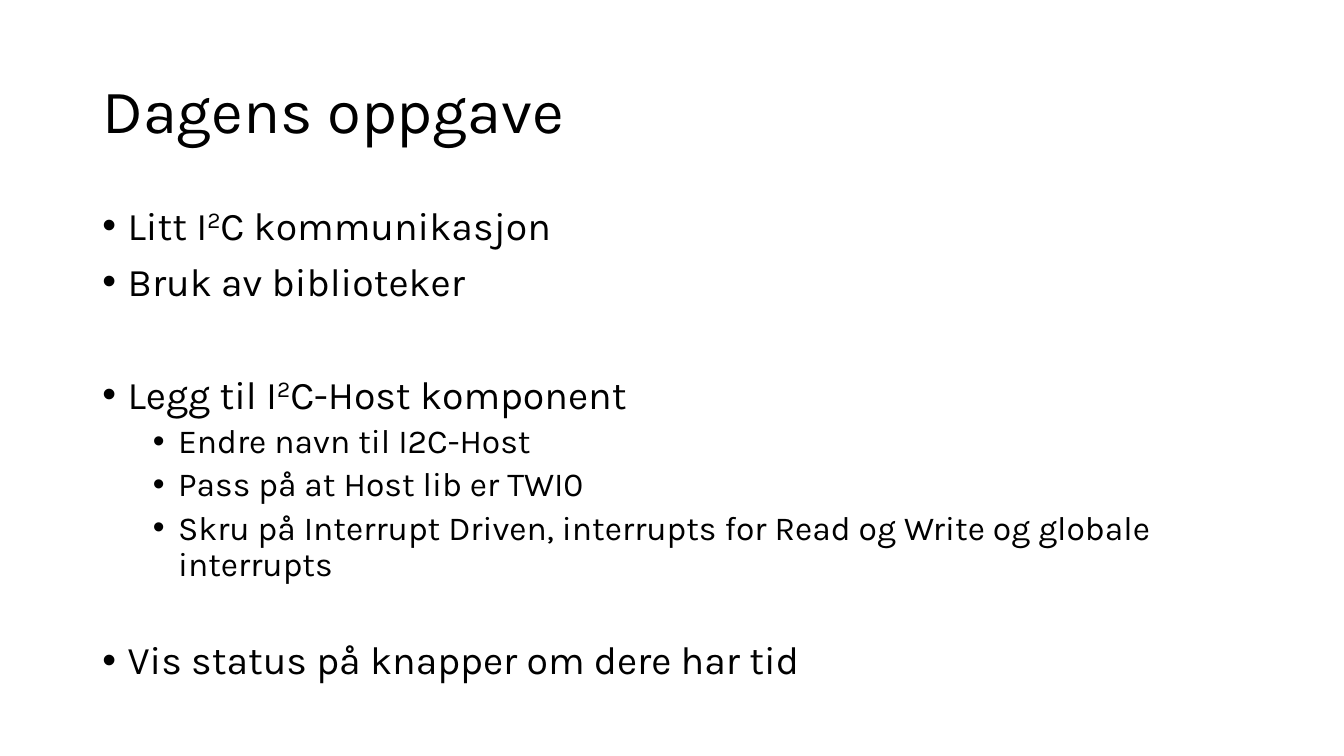
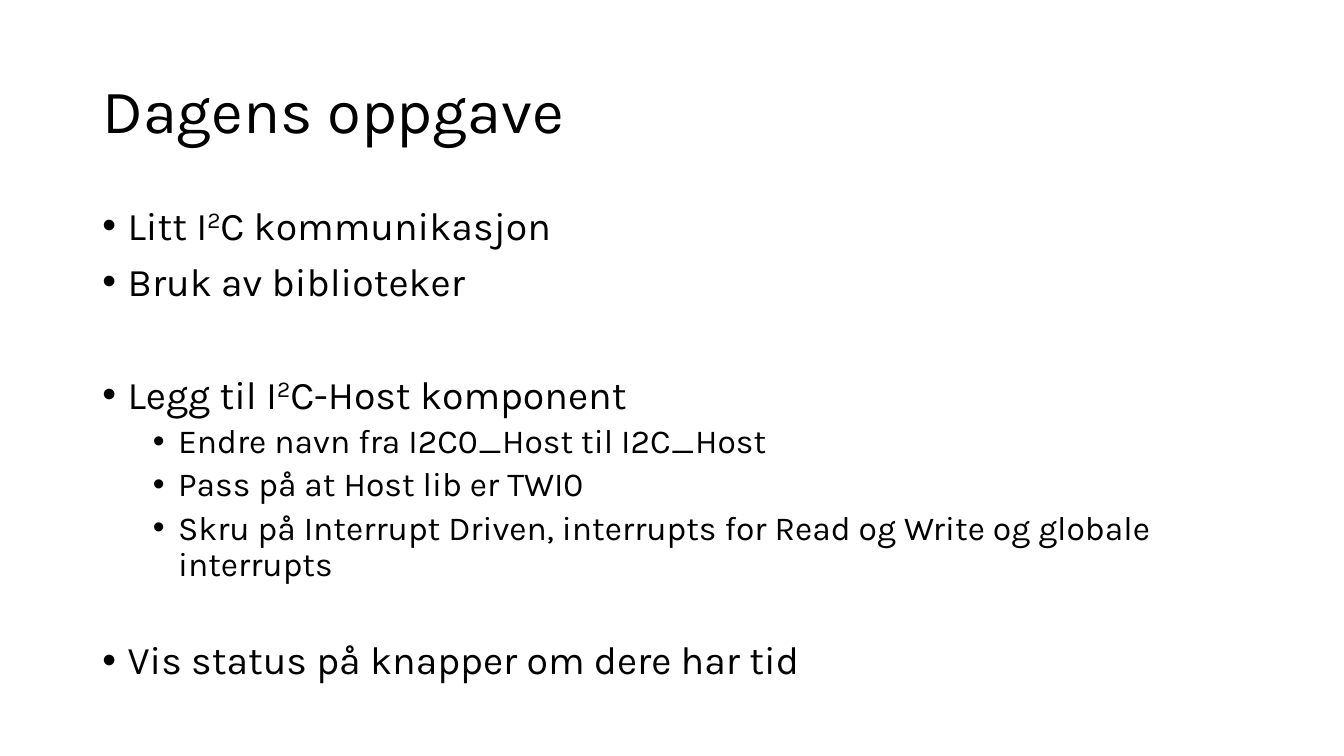
Before and after one commit to ElektraVerksted/AVR-kurs, a slide deck: slide 21 of Kursdag 3/Dag tre.pptx. Drawn at 1344x756 pixels with LibreOffice and Linux fonts; fonts in the diff are those of the drawing. Boxes give left, top, right and bottom in pixels: in the first picture for what was removed or moved away, otherwise in the second. Text is boxed around its words. In the diff, an @@ line names an element or a change of style, - is before the commit and + after.

Commit message:
Oppdatert med referanse til I2C_Host custom name

```diff
--- a/Kursdag 3/Dag tre.pptx
+++ b/Kursdag 3/Dag tre.pptx
@@ text at (x1=178, y1=430, x2=766, y2=454): text changed @@
-  • Endre navn til I2C-Host
+  • Endre navn fra I2C0_Host til I2C_Host
```
